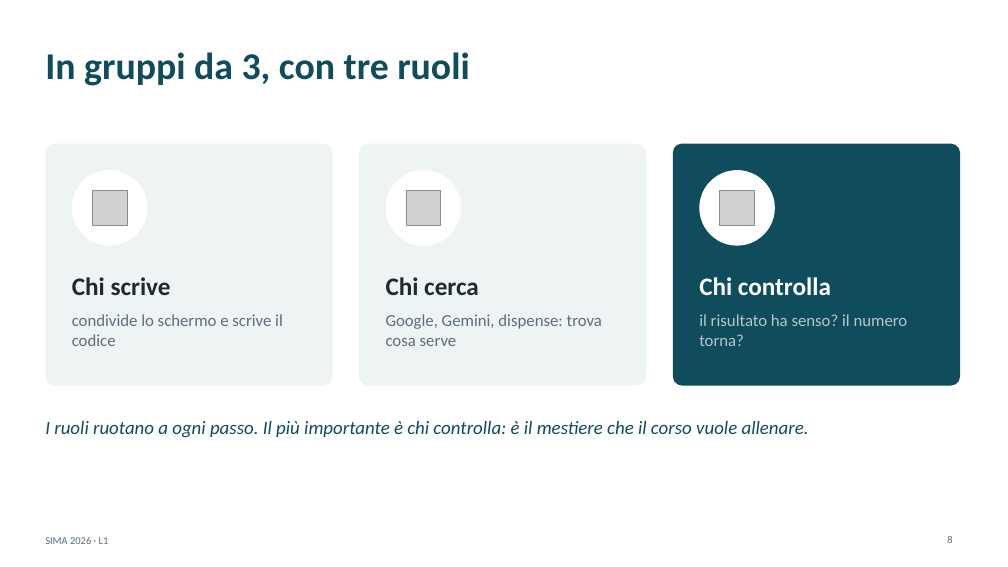
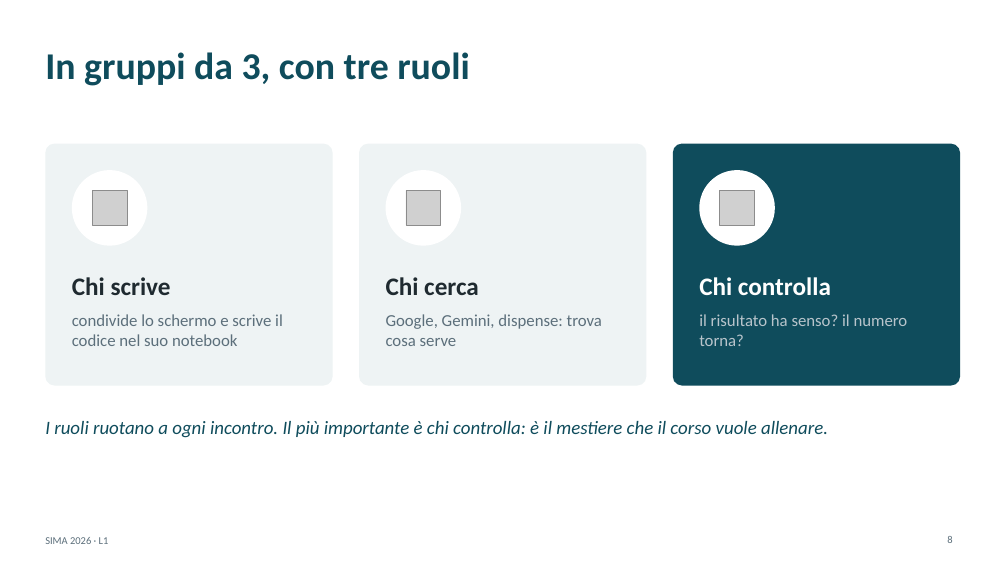
Before and after one commit to andrealorenzon/SIMA2026, a slide deck: slide 8 of L01_python_calcolatrice/slide_complete.pptx. Drawn at 1008x567 pixels with LibreOffice and Linux fonts; fonts in the diff are those of the drawing; grey boxes stand for pictures. Boxes give left, top, right and bottom in pixels: in the first picture for what was removed or moved away, otherwise in the second. Text is boxed around its words. In the diff, an @@ line names an element or a change of style, - is before the commit and + after.

```diff
--- a/L01_python_calcolatrice/slide_complete.pptx
+++ b/L01_python_calcolatrice/slide_complete.pptx
@@ text at (72, 314, 283, 346): text changed @@
-condivide lo schermo e scrive il codice
+condivide lo schermo e scrive il codice nel suo notebook
@@ text at (45, 421, 828, 438): text changed @@
-I ruoli ruotano a ogni passo. Il più importante è chi controlla: è il mestiere che il corso vuole allenare.
+I ruoli ruotano a ogni incontro. Il più importante è chi controlla: è il mestiere che il corso vuole allenare.
```
Also in this commit, not shown: 17 other files.
